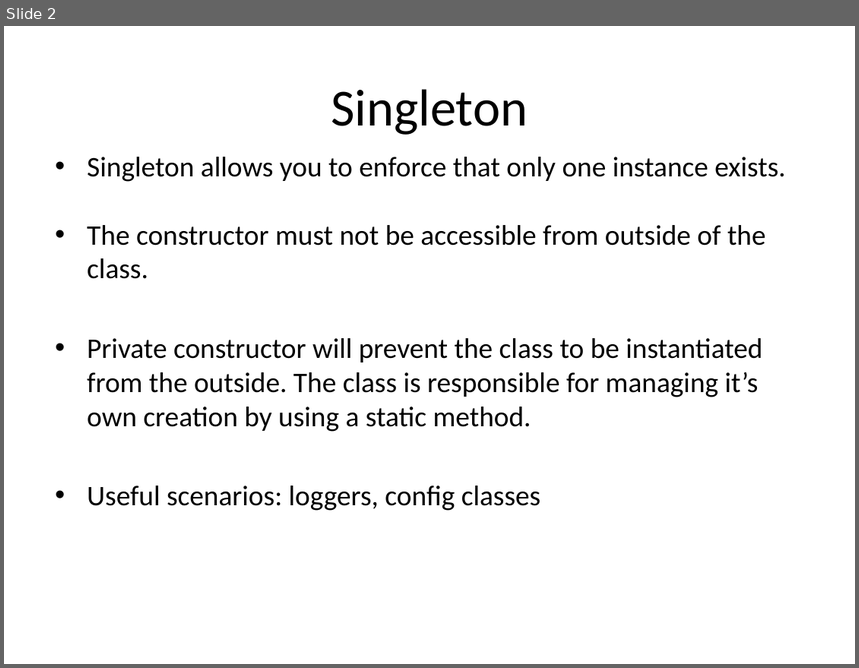
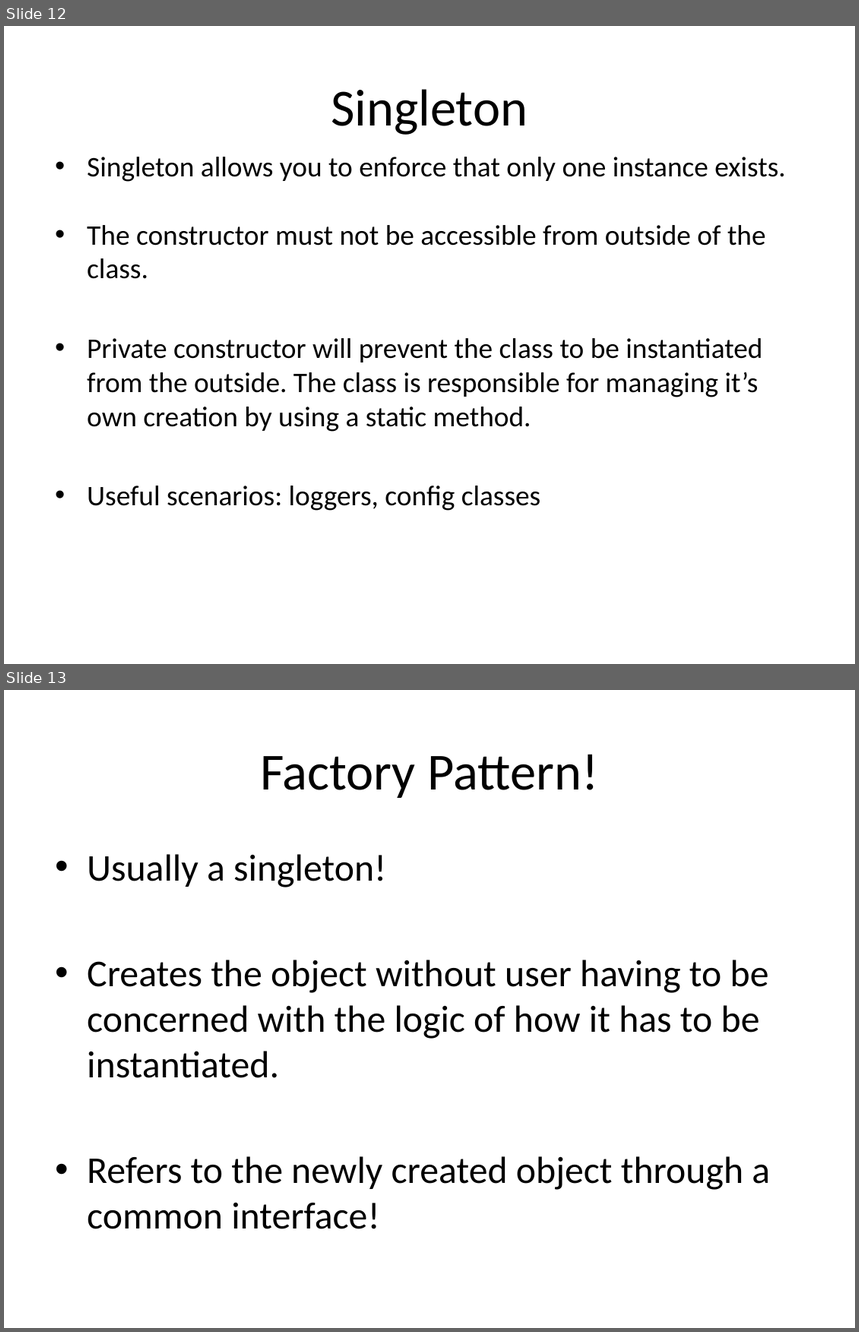
Before and after one commit to BBK-SDP-2015-kokamo01/Design-Patterns, a slide deck: slides/designPatterns.pptx. Shown one above the other, each under a label of ours: slide 2 before the commit, slides 12 and 13 after it. The pictures are 859x668 and 859x1332 pixels, drawn with LibreOffice and Linux fonts; fonts in the diff are those of the drawing. Boxes give left, top, right and bottom in pixels: in the first picture for what was removed or moved away, otherwise in the second. Text is boxed around its words. In the diff, an @@ line names an element or a change of style, - is before the commit and + after.

Commit message:
factory pattern that doesn't violate the open/close principal added.

```diff
--- a/slides/designPatterns.pptx
+++ b/slides/designPatterns.pptx
@@ slide 13 added at <box>4,690,855,1328</box>, background #FFFFFF @@
@@ title added at <box>260,754,599,798</box>, 44 pt, text #000000 @@
+Factory Pattern!
@@ text added at <box>87,854,770,1230</box>, 32 pt, text #000000 @@
+• Usually a singleton!
+• Creates the object without user having to be concerned with the logic of how it has to be instantiated.
+• Refers to the newly created object through a common interface!
@@ what was slide 2 is now slide 12 @@
```
Also in this commit, not shown: 1 slide changed, 10 other slides added, 14 other files.
